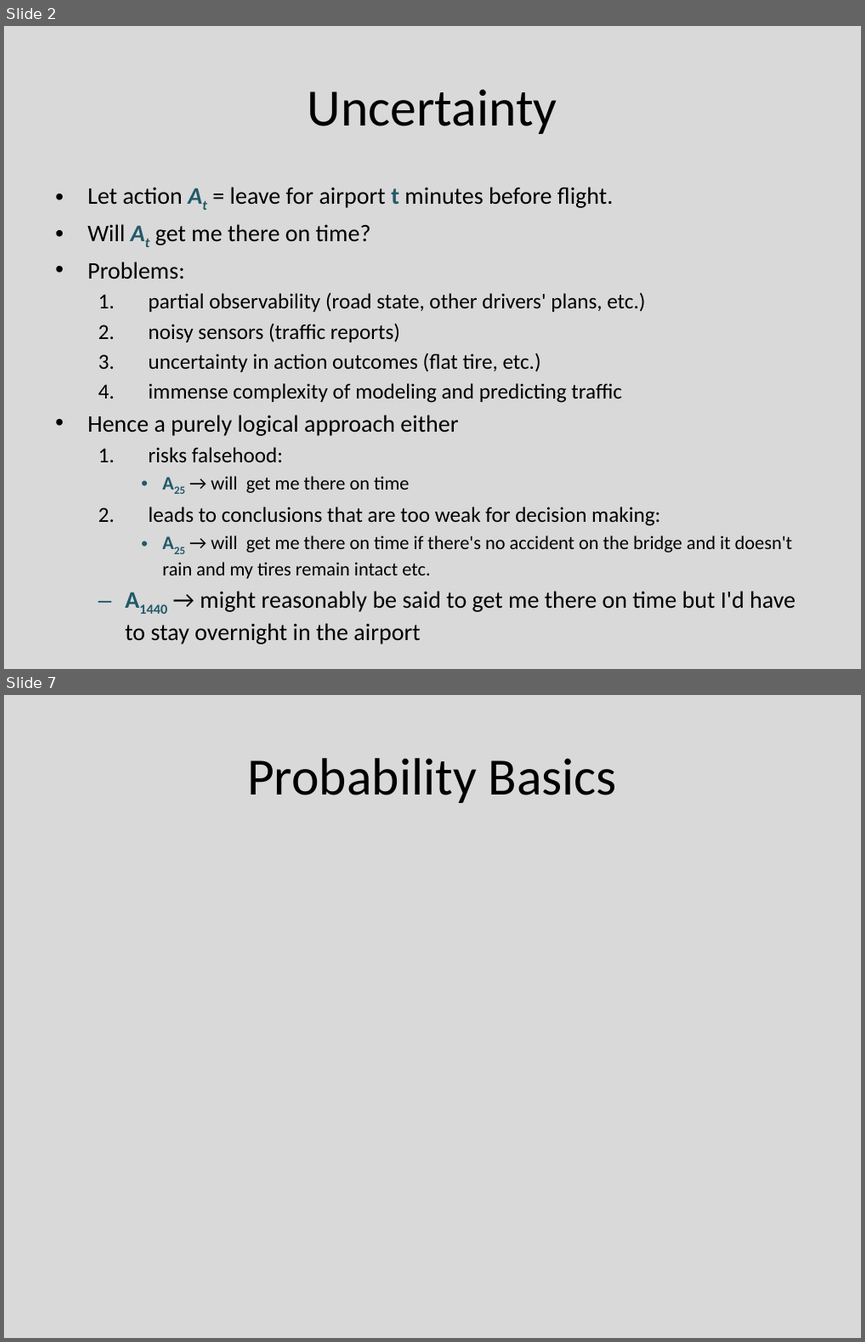
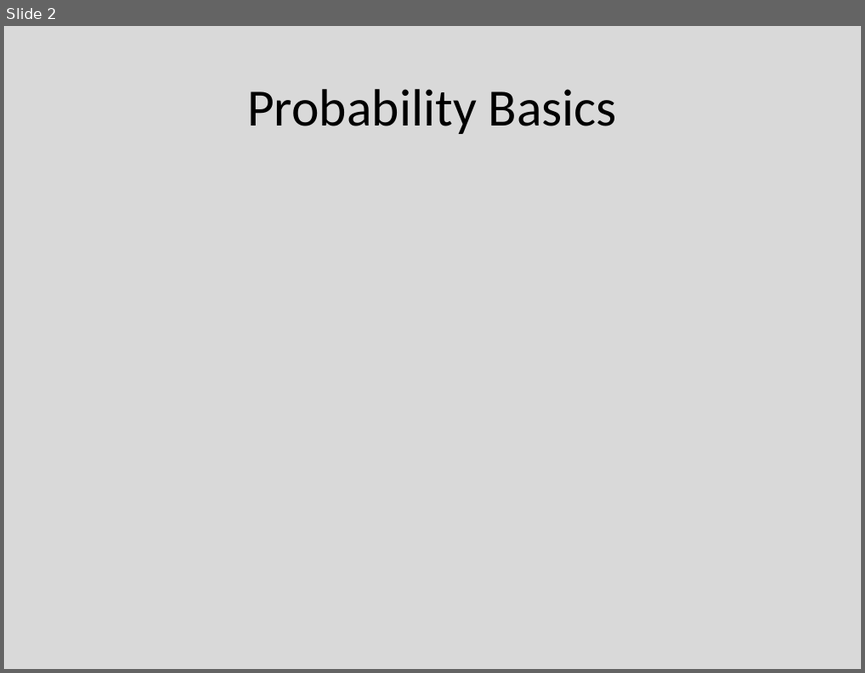
Before and after one commit to Mrtytt/SchoolNotes, a slide deck: 5_Donem_Ders_Notlari/YZ/07_uncertainty and Bayes' rule.pptx. Shown one above the other, each under a label of ours: slides 2 and 7 before the commit, slide 2 after it; the slides between them are not shown. The pictures are 865x1342 and 865x673 pixels, drawn with LibreOffice and Linux fonts; fonts in the diff are those of the drawing; grey boxes stand for pictures. Boxes give left, top, right and bottom in pixels: in the first picture for what was removed or moved away, otherwise in the second. Text is boxed around its words. In the diff, an @@ line names an element or a change of style, - is before the commit and + after.

```diff
--- a/5_Donem_Ders_Notlari/YZ/07_uncertainty and Bayes' rule.pptx
+++ b/5_Donem_Ders_Notlari/YZ/07_uncertainty and Bayes' rule.pptx
@@ slide 2 removed at (4,26,861,669), background #D9D9D9 @@
@@ title removed at (307,89,557,134) @@
-Uncertainty
@@ text removed at (87,187,795,644) @@
-• Let action At = leave for airport t minutes before flight.
-• Will At get me there on time?
-• Problems:
-  1. partial observability (road state, other drivers' plans, etc.)
-  2. noisy sensors (traffic reports)
-     uncertainty in action outcomes (flat tire, etc.)
-     immense complexity of modeling and predicting traffic
-• Hence a purely logical approach either
-  1. risks falsehood:
-    • A25 → will get me there on time
-  2. leads to conclusions that are too weak for decision making:
-    • A25 → will get me there on time if there's no accident on the bridge and it doesn't rain and my tires remain intact etc.
-  – A1440 → might reasonably be said to get me there on time but I'd have to stay overnight in the airport
@@ what was slide 7 is now slide 2 @@
```
Also in this commit, not shown: 8 other slides removed, 8 other files.
